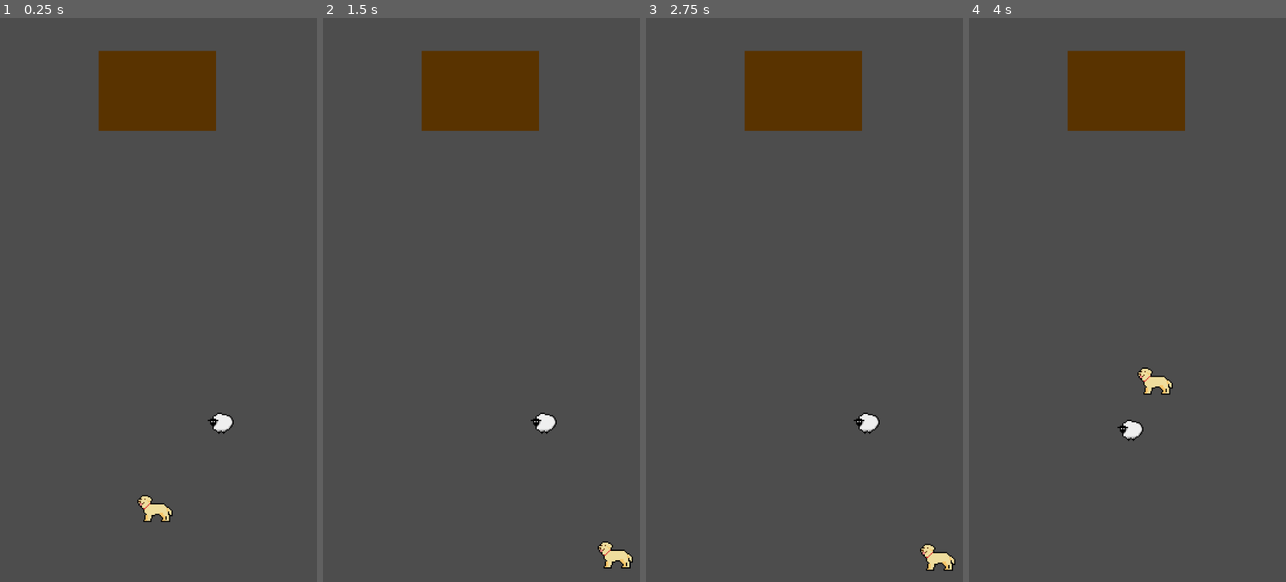
Above: before the commit, frames 1-4 (left to right).
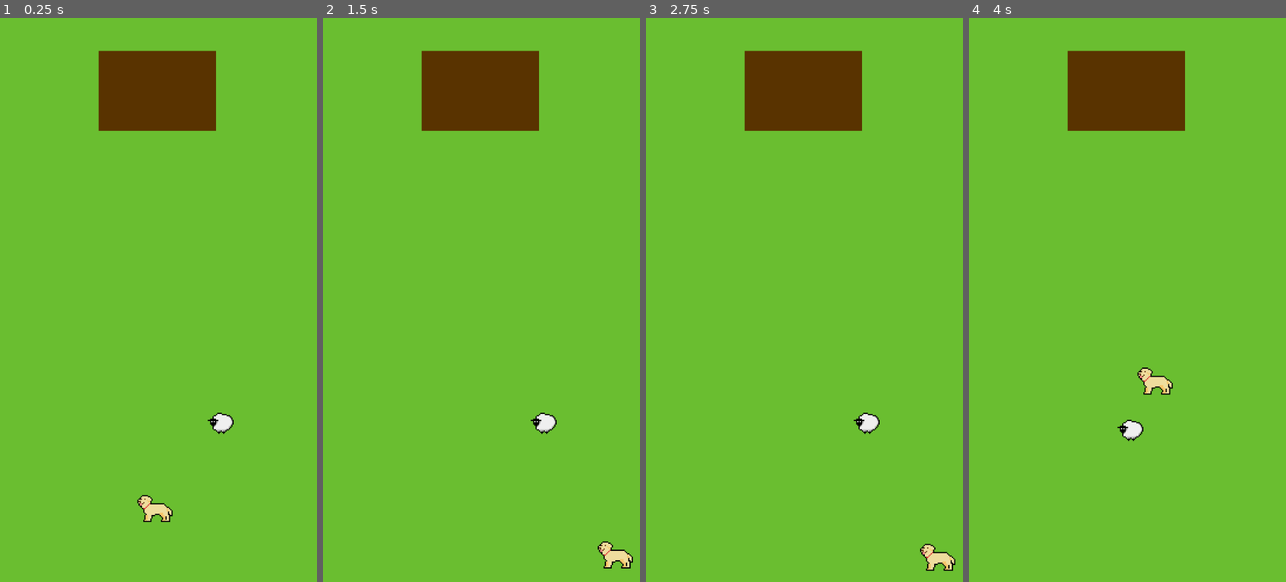
Above: after the commit, the same moments.

Repository: tonydamage/gazda-business
Game: Godot game, scene res://level/level-base.tscn
The game is run twice, just before and just after one commit, with the same random seed, the same clock (stepped at 60 frames per second) and the same inputs. The project has no main scene, so this scene is started directly.
Inputs:
- Up to frame 1 (0.25 s): no input
- Up to frame 2 (1.5 s): tap Enter at 0.5 s; hold Right (move_right) 0.53-1.28 s; hold Down (move_down) from 1.28 s (still down)
- Up to frame 3 (2.75 s): tap Space at 2 s; release Down (move_down) at 2.03 s; hold Right (move_right) from 2.03 s (still down)
- Up to frame 4 (4 s): release Right (move_right) at 2.78 s; hold Up (move_up) 2.78-3.53 s; hold Left (move_left) from 3.53 s (still down)

The runs differ from the first frame. In frame 1, 94% of the frame differs, in the area x 0-100%, y 0-100%; in frame 2, 94%; in frame 3, 94%; in frame 4, 94%.

Commit message:
Background color

Diff:
--- a/level/level-base.tscn
+++ b/level/level-base.tscn
@@ -10,6 +10,14 @@
 
 [node name="BaseLevel" type="Node"]
 script = ExtResource("1_a86jg")
+
+[node name="ColorRect" type="ColorRect" parent="."]
+anchors_preset = 15
+anchor_right = 1.0
+anchor_bottom = 1.0
+grow_horizontal = 2
+grow_vertical = 2
+color = Color(0.415686, 0.745098, 0.188235, 1)
 
 [node name="LevelBoundary" type="StaticBody2D" parent="."]
 
